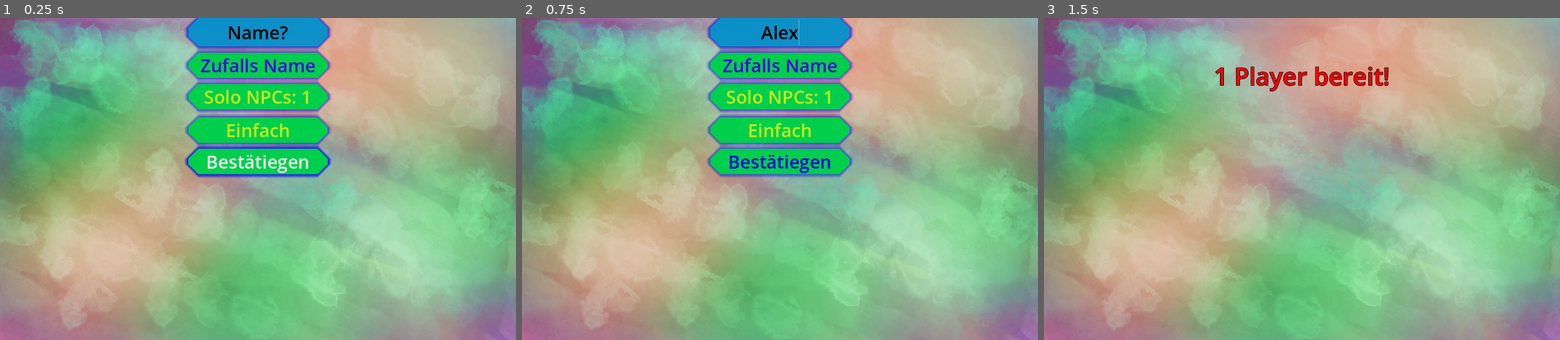
Above: before the commit, frames 1-3 (left to right).
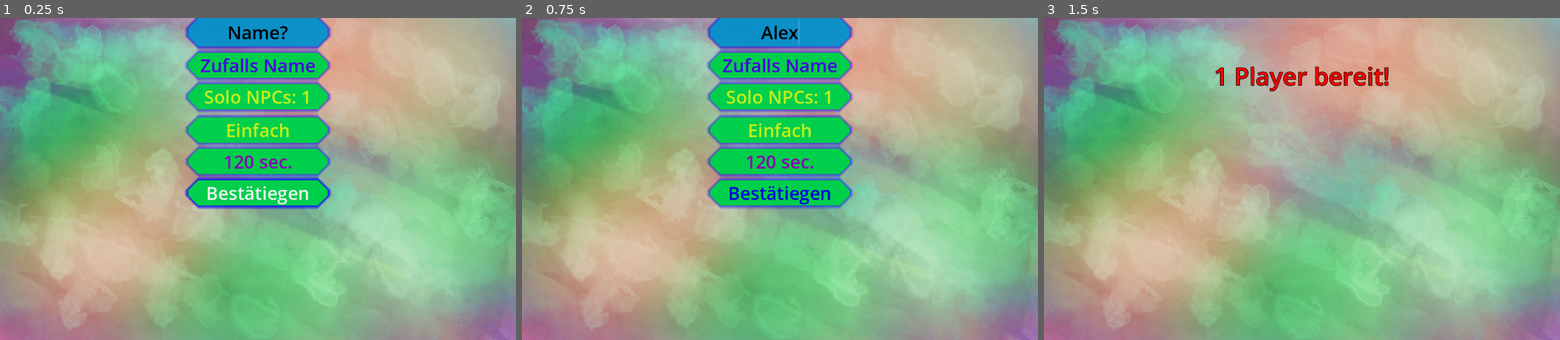
Above: after the commit, the same moments.

Repository: NIK-98/Paint_The_Ground
Game: Godot game, scene res://sceens/level.tscn
Two runs of this game, one before a commit and one after it. Both use one fixed random seed, a clock stepped at 60 frames per second and the inputs below. This scene is started directly instead of the project's main scene.
Inputs (mouse positions are in pixels of both pictures, inside the frame that each line leads up to):
- Up to frame 1 (0.25 s): no input
- Up to frame 2 (0.75 s): click (780, 30) at 0.52 s; type "Alex" at 0.6 s
- Up to frame 3 (1.5 s): click "Bestätiegen" at 1.25 s

The runs differ from the first frame. In frame 1, 3.5% of the frame differs, in the area x 35-65%, y 39-60%; in frame 2, 3.0%; in frame 3, nothing differs.
Error in both runs: Cannot call method 'get_node' on a null value. (res://scripts/level.gd:62)

Commit message:
Version 34 und Spiel zeit als hoster wählbar

Diff:
--- a/sceens/level.tscn
+++ b/sceens/level.tscn
@@ -166,6 +166,54 @@
 Button/styles/normal = SubResource("StyleBoxFlat_57cek")
 Button/styles/pressed = SubResource("StyleBoxFlat_57cek")
 
+[sub_resource type="StyleBoxFlat" id="StyleBoxFlat_88kex"]
+bg_color = Color(0, 0.811765, 0.294118, 1)
+corner_radius_top_left = 25
+corner_radius_top_right = 25
+corner_radius_bottom_right = 25
+corner_radius_bottom_left = 25
+corner_detail = 1
+shadow_color = Color(0, 0, 0.956863, 0.6)
+
+[sub_resource type="StyleBoxFlat" id="StyleBoxFlat_o3rcq"]
+bg_color = Color(0, 0.811765, 0.294118, 1)
+corner_radius_top_left = 25
+corner_radius_top_right = 25
+corner_radius_bottom_right = 25
+corner_radius_bottom_left = 25
+corner_detail = 1
+shadow_color = Color(0, 0, 0.956863, 0.6)
+
+[sub_resource type="StyleBoxFlat" id="StyleBoxFlat_lqk4p"]
+content_margin_left = 30.0
+content_margin_right = 30.0
+bg_color = Color(0, 0.811765, 0.294118, 1)
+corner_radius_top_left = 25
+corner_radius_top_right = 25
+corner_radius_bottom_right = 25
+corner_radius_bottom_left = 25
+corner_detail = 1
+shadow_color = Color(0, 0, 0.956863, 0.6)
+shadow_size = 10
+
+[sub_resource type="StyleBoxFlat" id="StyleBoxFlat_ldi2y"]
+bg_color = Color(0, 0.811765, 0.294118, 1)
+corner_radius_top_left = 25
+corner_radius_top_right = 25
+corner_radius_bottom_right = 25
+corner_radius_bottom_left = 25
+corner_detail = 1
+shadow_color = Color(0, 0, 0.956863, 0.6)
+
+[sub_resource type="Theme" id="Theme_cpsan"]
+Button/colors/font_color = Color(0.544802, 0.00126815, 0.705635, 1)
+Button/font_sizes/font_size = 45
+Button/fonts/font = SubResource("SystemFont_8s71y")
+Button/styles/focus = SubResource("StyleBoxFlat_88kex")
+Button/styles/hover = SubResource("StyleBoxFlat_o3rcq")
+Button/styles/normal = SubResource("StyleBoxFlat_lqk4p")
+Button/styles/pressed = SubResource("StyleBoxFlat_ldi2y")
+
 [sub_resource type="Theme" id="Theme_b4eyt"]
 Button/colors/font_color = Color(0, 0, 0.87451, 1)
 Button/font_sizes/font_size = 45
@@ -485,6 +533,12 @@
 theme = SubResource("Theme_ywke1")
 text = "Einfach"
 
+[node name="settime" type="Button" parent="loby/CenterContainer/VBoxContainer"]
+visible = false
+layout_mode = 2
+theme = SubResource("Theme_cpsan")
+text = "120 sec."
+
 [node name="Enter" type="Button" parent="loby/CenterContainer/VBoxContainer"]
 layout_mode = 2
 theme = SubResource("Theme_b4eyt")
--- a/scripts/level.gd
+++ b/scripts/level.gd
@@ -61,6 +61,17 @@
 	if not OS.has_feature("dedicated_server"):
 		get_parent().get_parent().get_node("Level/level").add_player(1)
 
+	var args = OS.get_cmdline_args()
+	if OS.has_feature("dedicated_server") and args.has("-t"):
+		var argument_wert = args[args.find("-t") + 1] # Wert des spezifischen Arguments
+		if argument_wert == "180" or argument_wert == "120" or argument_wert == "60":
+			$loby/CenterContainer/VBoxContainer/settime.text = str(argument_wert.to_int()," sec.")
+			$Timer.wait_time = argument_wert.to_int()
+		else:
+			$loby/CenterContainer/VBoxContainer/settime.text = str(120," sec.")
+			$Timer.wait_time = 120
+
+
 
 func update_player_list(id: int, join: bool):
 	if join:
--- a/scripts/loby.gd
+++ b/scripts/loby.gd
@@ -6,6 +6,7 @@
 @export var hidenloby = false
 @onready var difficulty = $CenterContainer/VBoxContainer/VBoxContainer/Speed
 var difficulty_id = 0
+var count_settime = 0
 
 
 var namen = ["Levi","Emil","Liam","Anton","Theo",
@@ -44,6 +45,10 @@
 	difficulty_id = 1
 	Global.speed_npcs = 5
 
+	if multiplayer.is_server():
+		$CenterContainer/VBoxContainer/settime.visible = true
+		$CenterContainer/VBoxContainer/settime.connect("pressed",_on_settime_pressed)
+
 
 func _process(_delta):
 	if Input.is_action_just_pressed("exit"):
@@ -151,6 +156,7 @@
 		$CenterContainer/VBoxContainer/name_input.visible = false
 		$CenterContainer/VBoxContainer/Enter.visible = false
 		$CenterContainer/VBoxContainer/Random.visible = false
+		$CenterContainer/VBoxContainer/settime.visible = false
 		$CenterContainer/VBoxContainer/Warten.visible = true
 		update_warten.rpc()
 		get_parent().add_text_tap.rpc(multiplayer.get_unique_id(), $CenterContainer/VBoxContainer/name_input.text)
@@ -195,3 +201,17 @@
 		difficulty.text = "Schwer"
 		Global.speed_npcs = 30
 		difficulty_id = 0
+
+
+func _on_settime_pressed():
+	count_settime += 1
+	if count_settime == 1:
+		$CenterContainer/VBoxContainer/settime.text = str(180," sec.")
+		get_parent().get_node("Timer").wait_time = 180
+	if count_settime == 2:
+		$CenterContainer/VBoxContainer/settime.text = str(60," sec.")
+		get_parent().get_node("Timer").wait_time = 60
+	if count_settime == 3:
+		$CenterContainer/VBoxContainer/settime.text = str(120," sec.")
+		get_parent().get_node("Timer").wait_time = 120
+		count_settime = 0
Not shown, changed: export_presets.cfg
Not shown: 1 places in sceens/level.tscn that only renumber resources
